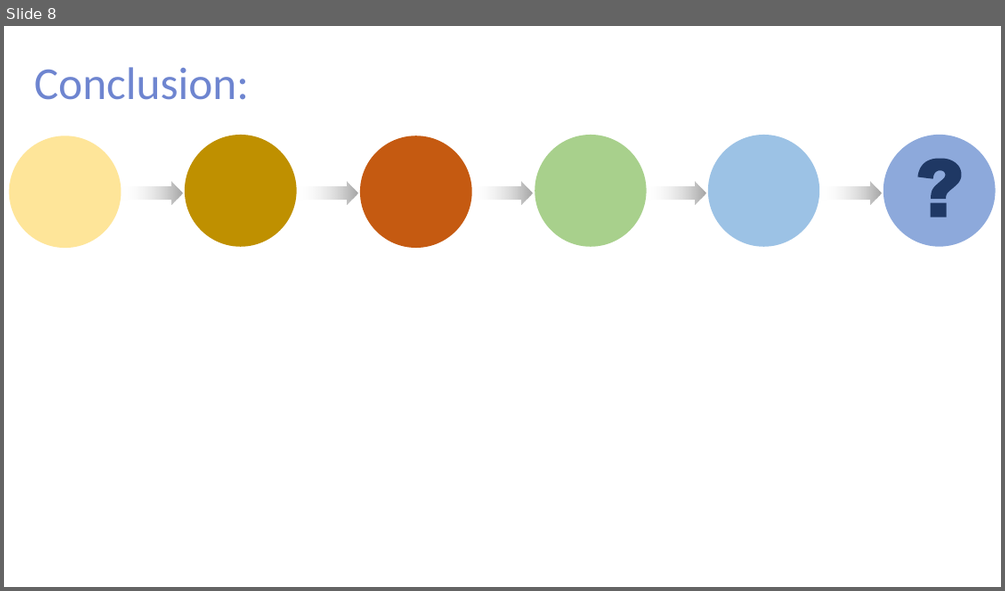
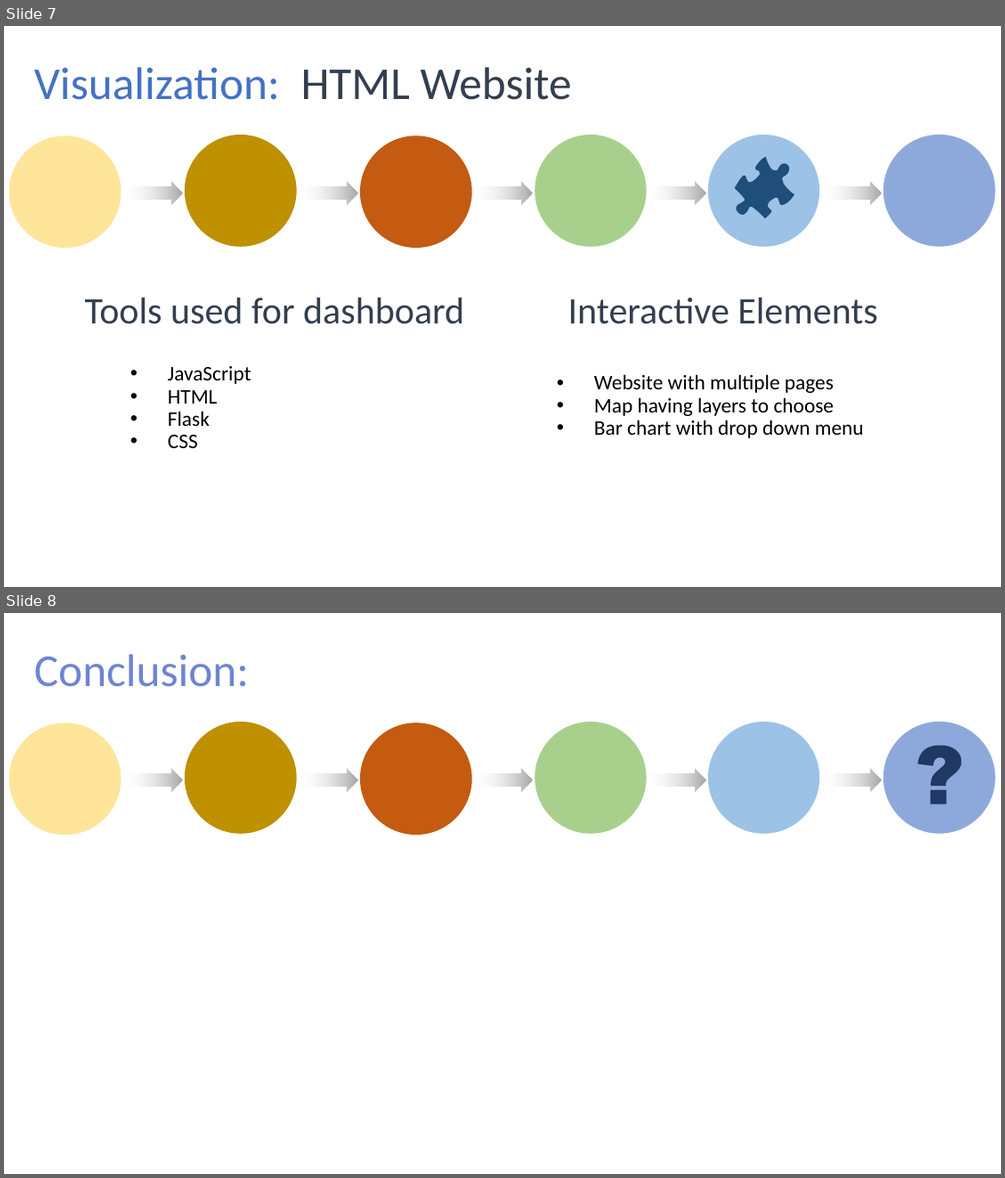
Before and after one commit to JaxWil24/Hearing_Aid_Accessibility, a slide deck: Presentation/FP_Powerpoint.pptx. Shown one above the other, each under a label of ours: slide 8 before the commit, slides 7 and 8 after it. The pictures are 1005x591 and 1005x1178 pixels, drawn with LibreOffice and Linux fonts; fonts in the diff are those of the drawing. Boxes give left, top, right and bottom in pixels: in the first picture for what was removed or moved away, otherwise in the second. Text is boxed around its words. In the diff, an @@ line names an element or a change of style, - is before the commit and + after.

```diff
--- a/Presentation/FP_Powerpoint.pptx
+++ b/Presentation/FP_Powerpoint.pptx
@@ slide 7 added at [4, 26, 1001, 587], background #FFFFFF; not listed: 17 template elements that a slide beside it also shows @@
@@ text added at [34, 67, 280, 100], 44 pt, text #4472C4 @@
+Visualization:
@@ text added at [301, 67, 572, 100], 44 pt, text #333F50 @@
+HTML Website
@@ freeform shape added at [722, 148, 807, 232], fill #1E4E79 @@
@@ text added at [85, 297, 464, 324], 36 pt, text #333F50 @@
+Tools used for dashboard
@@ text added at [568, 297, 878, 324], 36 pt, text #333F50 @@
+Interactive Elements
@@ text added at [168, 366, 251, 448], 20 pt, text #000000 @@
+• JavaScript
+• HTML
+• Flask
+• CSS
@@ text added at [594, 374, 864, 438], 20 pt, text #000000 @@
+• Website with multiple pages
+• Map having layers to choose
+• Bar chart with drop down menu
```
Also in this commit, not shown: 5 slides changed, 1 other slide added, 2 slides removed.
